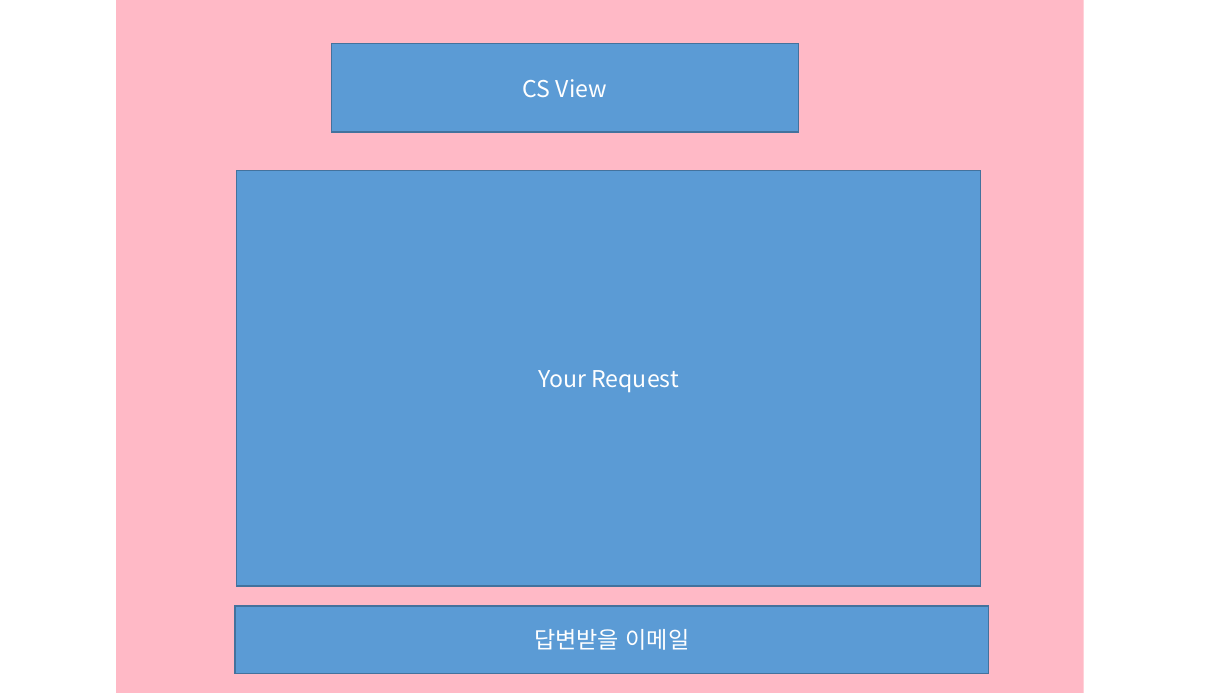
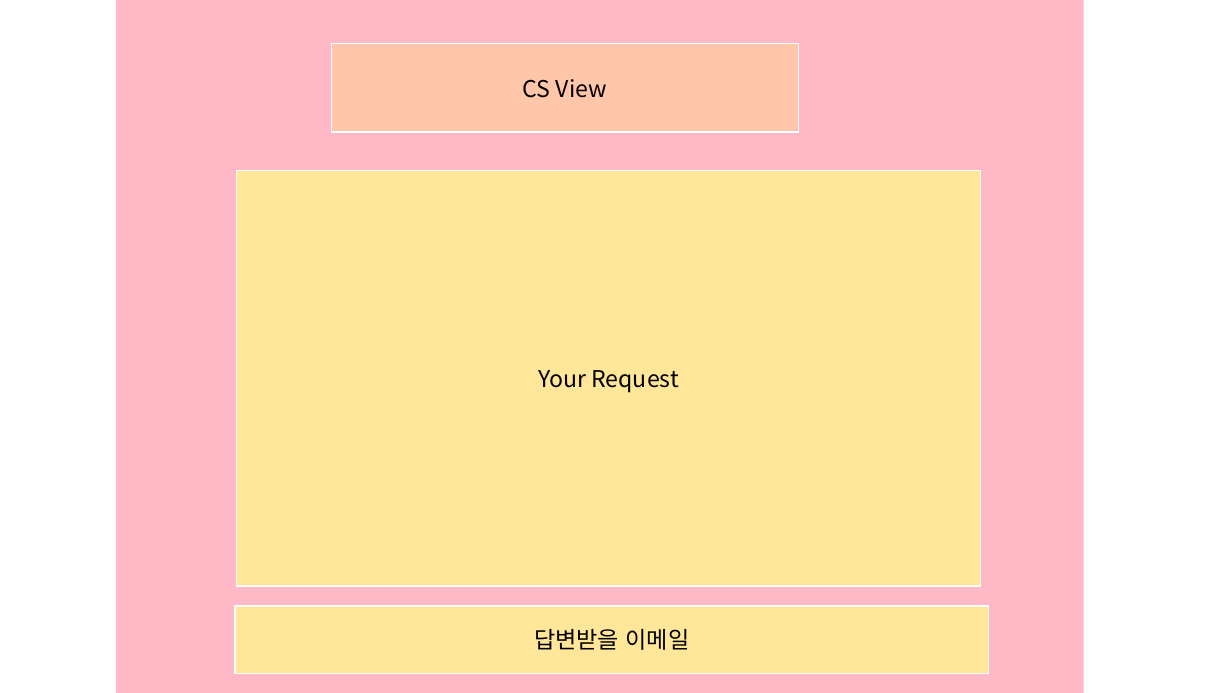
Before and after one commit to lectykim/sreview, a slide deck: slide 17 of hi/view powerpoint.pptx. Drawn at 1232x693 pixels with LibreOffice and Linux fonts; fonts in the diff are those of the drawing. Boxes give left, top, right and bottom in pixels: in the first picture for what was removed or moved away, otherwise in the second. Text is boxed around its words. In the diff, an @@ line names an element or a change of style, - is before the commit and + after.

Commit message:
change color

```diff
--- a/hi/view powerpoint.pptx
+++ b/hi/view powerpoint.pptx
@@ rectangle "CS View" at [332, 43, 799, 132]: text colour #FFFFFF to #000000; fill #5B9BD5 to #FFC6AA; outline #43739E 1 pt to #FFFFFF 1 pt @@
@@ rectangle "Your Request" at [237, 170, 982, 586]: text colour #FFFFFF to #000000; fill #5B9BD5 to #FFE699; outline #43739E 1 pt to #FFFFFF 1 pt @@
@@ rectangle "답변받을 이메일" at [235, 606, 989, 674]: text colour #FFFFFF to #000000; fill #5B9BD5 to #FFE699; outline #43739E 1 pt to #FFFFFF 1 pt @@
```
Also in this commit, not shown: 15 other slides changed.
